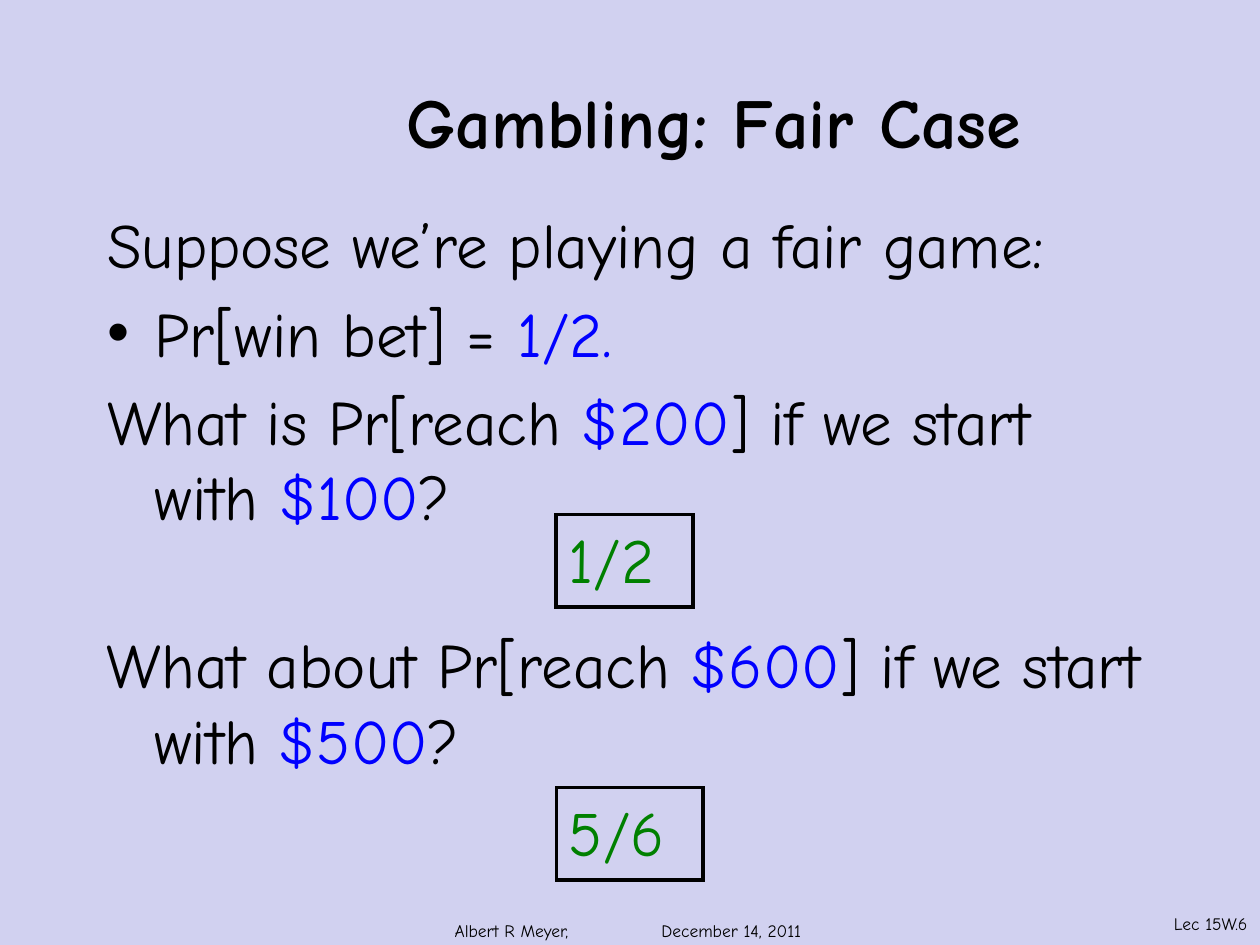
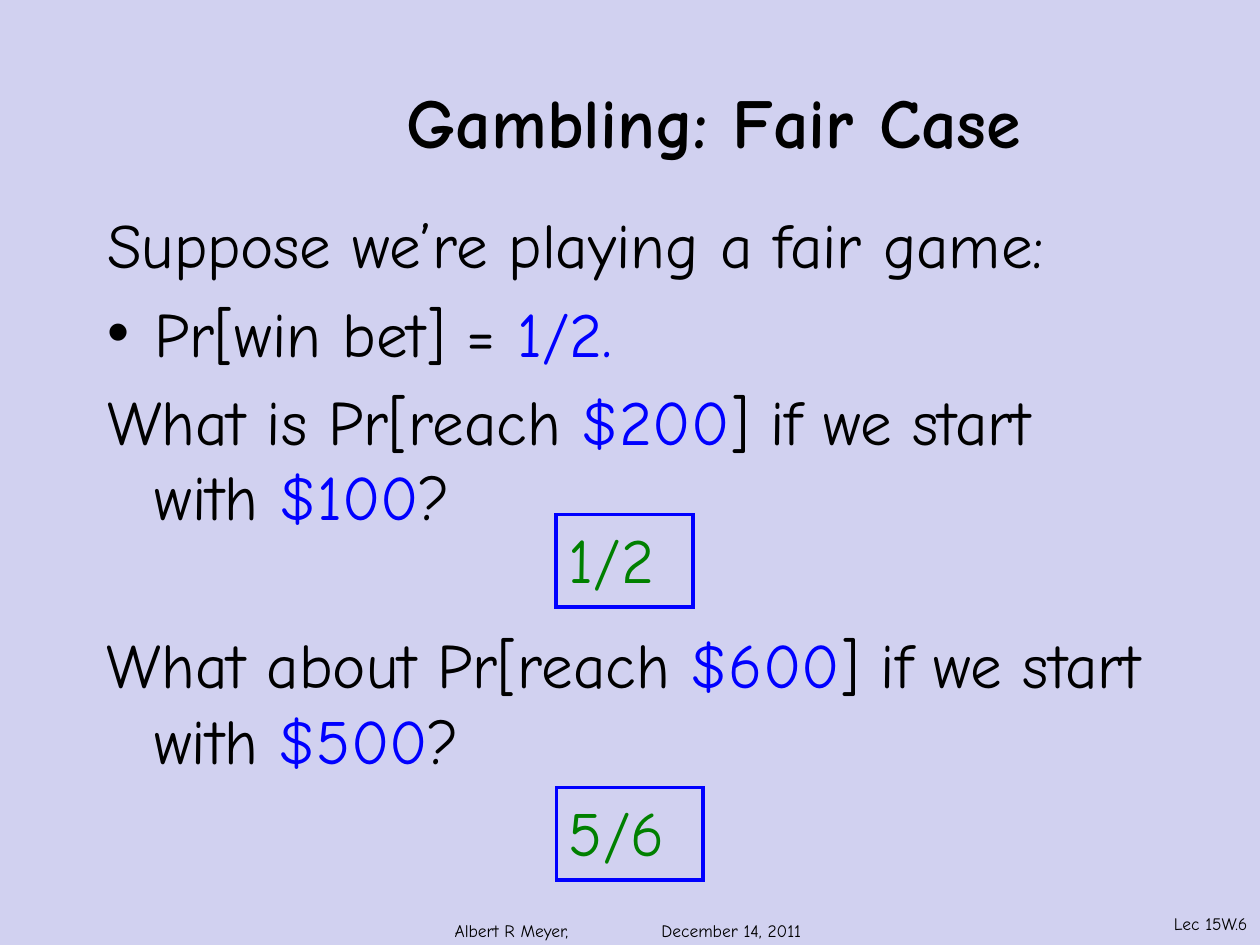
Before and after one commit to armeyer/mcs_web, a slide deck: slide 6 of fall11/slidesF11/slides15w.pptx. Drawn at 1260x945 pixels with LibreOffice and Linux fonts; fonts in the diff are those of the drawing; background and template pictures are left out. Boxes give left, top, right and bottom in pixels: in the first picture for what was removed or moved away, otherwise in the second. Text is boxed around its words. In the diff, an @@ line names an element or a change of style, - is before the commit and + after.

```diff
--- a/fall11/slidesF11/slides15w.pptx
+++ b/fall11/slidesF11/slides15w.pptx
@@ rectangle "1/2" at [557, 514, 693, 606]: outline #000000 2.25 pt to #0000FF 2.25 pt @@
@@ rectangle "5/6" at [557, 788, 704, 879]: outline #000000 2.25 pt to #0000FF 2.25 pt @@
```
Also in this commit, not shown: 12 other slides changed.
